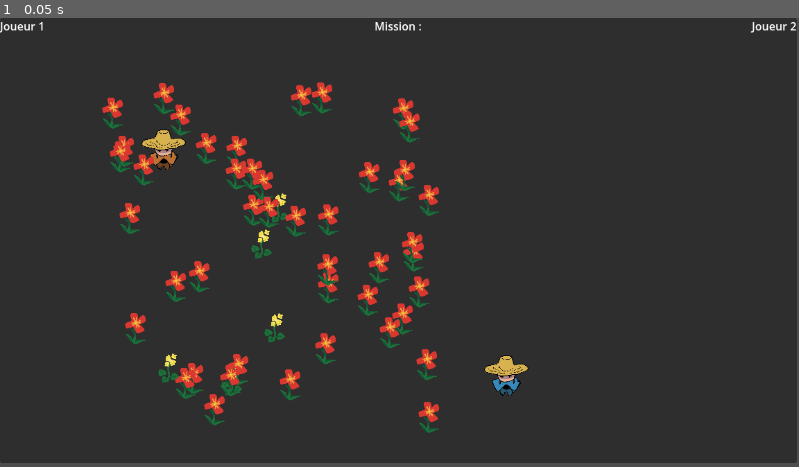
Above: before the commit, frame 1.
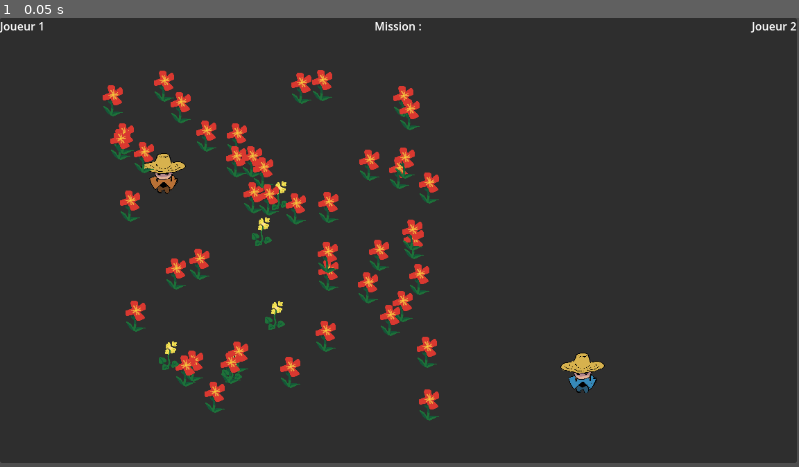
Above: after the commit, the same moment.

Repository: FablabMurat/2025GameJamCantal-1
Game: Godot game, scene res://root.tscn
The game is run twice, just before and just after one commit, with the same random seed, the same clock (stepped at 60 frames per second) and the same inputs. The engine's default icon, where the game draws it, is replaced by a stand-in: a white triangle on a blue panel in a dark square.
Inputs:
- Up to frame 1 (0.05 s): no input

The runs differ from the first frame. In frame 1, 7.3% of the frame differs, in the area x 12-76%, y 11-93%.

Commit message:
Essais autour de l'ajout dans l'inventaire Intégration de la TileMap

Diff:
--- a/niveau.gd
+++ b/niveau.gd
@@ -38,6 +38,13 @@
 
 func fleurattrape(perso, fleur):
 	print ("Fleur ",fleur.flowertype," attrapé par ",perso.nperso)
+	var fleurtscn = load("res://Plante.tscn")
+	var fleurinv = fleurtscn.instantiate()
+	fleurinv.choosetype(fleur.flowertype)
+	if perso.nperso == 1 :
+		%VBoxContainer1.call_deferred("add_child",fleurinv)
+	elif perso.nperso == 2 :
+		%VBoxContainer2.call_deferred("add_child",fleurinv)
 	collect.emit(perso,fleur.flowertype) # Ca ne sert à rien
 	fleur.queue_free()
 
--- a/niveau.tscn
+++ b/niveau.tscn
@@ -1,6 +1,113 @@
-[gd_scene load_steps=6 format=3 uid="uid://cp8fllwg0m5kk"]
+[gd_scene load_steps=9 format=3 uid="uid://cp8fllwg0m5kk"]
 
 [ext_resource type="Script" path="res://niveau.gd" id="1_evebv"]
+[ext_resource type="Texture2D" uid="uid://bwqqukricf0f0" path="res://Ressources/Images/tiles_wip.png" id="2_mrmre"]
+
+[sub_resource type="TileSetAtlasSource" id="TileSetAtlasSource_oeux5"]
+texture = ExtResource("2_mrmre")
+texture_region_size = Vector2i(64, 64)
+0:0/0 = 0
+1:0/0 = 0
+2:0/0 = 0
+3:0/0 = 0
+4:0/0 = 0
+4:0/0/terrain_set = 0
+4:0/0/terrain = 0
+5:0/0 = 0
+6:0/0 = 0
+7:0/0 = 0
+7:0/0/terrain_set = 0
+7:0/0/terrain = 0
+8:0/0 = 0
+8:0/0/terrain_set = 0
+8:0/0/terrain = 0
+0:1/0 = 0
+1:1/0 = 0
+2:1/0 = 0
+3:1/0 = 0
+4:1/0 = 0
+4:1/0/terrain_set = 0
+4:1/0/terrain = 0
+5:1/0 = 0
+6:1/0 = 0
+7:1/0 = 0
+7:1/0/terrain_set = 0
+7:1/0/terrain = 0
+8:1/0 = 0
+8:1/0/terrain_set = 0
+8:1/0/terrain = 0
+0:2/0 = 0
+1:2/0 = 0
+2:2/0 = 0
+3:2/0 = 0
+4:2/0 = 0
+4:2/0/terrain_set = 0
+4:2/0/terrain = 0
+5:2/0 = 0
+6:2/0 = 0
+7:2/0 = 0
+7:2/0/terrain_set = 0
+7:2/0/terrain = 0
+8:2/0 = 0
+8:2/0/terrain_set = 0
+8:2/0/terrain = 0
+0:3/0 = 0
+1:3/0 = 0
+2:3/0 = 0
+3:3/0 = 0
+4:3/0 = 0
+4:3/0/terrain_set = 0
+4:3/0/terrain = 0
+5:3/0 = 0
+6:3/0 = 0
+7:3/0 = 0
+7:3/0/terrain_set = 0
+7:3/0/terrain = 0
+8:3/0 = 0
+8:3/0/terrain_set = 0
+8:3/0/terrain = 0
+0:4/0 = 0
+1:4/0 = 0
+1:4/0/terrain_set = 0
+1:4/0/terrain = 0
+2:4/0 = 0
+2:4/0/terrain_set = 0
+2:4/0/terrain = 0
+3:4/0 = 0
+4:4/0 = 0
+4:4/0/terrain_set = 0
+4:4/0/terrain = 0
+5:4/0 = 0
+6:4/0 = 0
+7:4/0 = 0
+7:4/0/terrain_set = 0
+7:4/0/terrain = 0
+8:4/0 = 0
+8:4/0/terrain_set = 0
+8:4/0/terrain = 0
+0:5/0 = 0
+1:5/0 = 0
+2:5/0 = 0
+3:5/0 = 0
+4:5/0 = 0
+4:5/0/terrain_set = 0
+4:5/0/terrain = 0
+5:5/0 = 0
+6:5/0 = 0
+7:5/0 = 0
+7:5/0/terrain_set = 0
+7:5/0/terrain = 0
+8:5/0 = 0
+8:5/0/terrain_set = 0
+8:5/0/terrain = 0
+
+[sub_resource type="TileSet" id="TileSet_woray"]
+tile_size = Vector2i(64, 64)
+physics_layer_0/collision_layer = 1
+terrain_set_0/mode = 0
+terrain_set_0/terrain_0/name = "gazon"
+terrain_set_0/terrain_0/color = Color(0.5, 0.34375, 0.25, 1)
+sources/2 = SubResource("TileSetAtlasSource_oeux5")
 
 [sub_resource type="RectangleShape2D" id="RectangleShape2D_7c3re"]
 size = Vector2(868.5, 30)
@@ -25,6 +132,7 @@
 offset_bottom = 556.0
 
 [node name="VBoxContainer1" type="VBoxContainer" parent="PanelContainer"]
+unique_name_in_owner = true
 layout_mode = 2
 size_flags_horizontal = 0
 size_flags_vertical = 0
@@ -46,12 +154,18 @@
 text = "Mission :"
 
 [node name="VBoxContainer2" type="VBoxContainer" parent="PanelContainer"]
+unique_name_in_owner = true
 layout_mode = 2
 size_flags_horizontal = 8
 
 [node name="Label" type="Label" parent="PanelContainer/VBoxContainer2"]
 layout_mode = 2
 text = "Joueur 2"
+
+[node name="TileMap" type="Node2D" parent="."]
+
+[node name="TileMapLayer" type="TileMapLayer" parent="TileMap"]
+tile_set = SubResource("TileSet_woray")
 
 [node name="MeshInstance2D" type="MeshInstance2D" parent="."]
 
@@ -77,4 +191,4 @@
 position = Vector2(109, 168)
 
 [node name="MarkerPerso2" type="Marker2D" parent="."]
-position = Vector2(603, 494)
+position = Vector2(713, 456)
--- a/perso.gd
+++ b/perso.gd
@@ -8,7 +8,7 @@
 var bouger_haut : String
 var bouger_bas : String
 
-const SPEED = 5000
+const SPEED = 15000
 
 var vitesse = SPEED
 
@@ -29,8 +29,8 @@
 	$Sprite2D.texture = load("res://Ressources/Images/character_%02d_face.png" % np)
 	var rescale : float
 	rescale = 64.0 / $Sprite2D.texture.get_width()
-	$Sprite2D.scale.x = rescale
-	$Sprite2D.scale.y = rescale
+	scale.x = rescale
+	scale.y = rescale
 
 func _physics_process(delta):
 	var direction = Vector2.ZERO
@@ -45,12 +45,12 @@
 	velocity = direction.normalized() * vitesse * delta
 
 	move_and_slide()
-
-	var collision = get_last_slide_collision()
-	if collision:
-		var plante = collision.get_collider()
-		if plante.is_in_group("plante"):
-			pass
+	#
+	#var collision = get_last_slide_collision()
+	#if collision:
+		#var plante = collision.get_collider()
+		#if plante.is_in_group("plante"):
+			#pass
 
 # Called every frame. 'delta' is the elapsed time since the previous frame.
 func _process(delta: float) -> void:
--- a/perso.tscn
+++ b/perso.tscn
@@ -1,19 +1,28 @@
-[gd_scene load_steps=4 format=3 uid="uid://dtdr5is6lfnty"]
+[gd_scene load_steps=5 format=3 uid="uid://dtdr5is6lfnty"]
 
-[ext_resource type="Texture2D" uid="uid://ckby3jke17cda" path="res://Ressources/Images/icon.svg" id="1_8et6c"]
 [ext_resource type="Script" path="res://perso.gd" id="1_bcq8j"]
+[ext_resource type="Texture2D" uid="uid://c6ukonhwxuqiq" path="res://Ressources/Images/character_01_face.png" id="2_1tv8d"]
 
 [sub_resource type="CircleShape2D" id="CircleShape2D_cvuxe"]
-radius = 55.0727
+radius = 205.156
+
+[sub_resource type="CapsuleShape2D" id="CapsuleShape2D_2sg6a"]
+radius = 107.0
+height = 790.0
 
 [node name="Perso" type="CharacterBody2D" groups=["perso"]]
 collision_mask = 3
 script = ExtResource("1_bcq8j")
 
 [node name="Sprite2D" type="Sprite2D" parent="."]
-position = Vector2(0, -64)
-texture = ExtResource("1_8et6c")
+position = Vector2(0, -357)
+texture = ExtResource("2_1tv8d")
 
 [node name="CollisionShape2D" type="CollisionShape2D" parent="."]
-position = Vector2(0, -64)
+position = Vector2(-9, -205)
 shape = SubResource("CircleShape2D_cvuxe")
+
+[node name="CollisionShape2D2" type="CollisionShape2D" parent="."]
+position = Vector2(9, -478)
+rotation = 1.5708
+shape = SubResource("CapsuleShape2D_2sg6a")
--- a/plante.gd
+++ b/plante.gd
@@ -1,4 +1,5 @@
 extends Area2D
+class_name Plante
 
 var flowertype : int
 
@@ -15,10 +16,12 @@
 	add_to_group("guards")
 
 func choosetype(ft : int):
+	flowertype = ft
 	var icon = load("res://Ressources/Images/flower_%02d.png" % ft)
+
 	$Sprite2D.texture = icon
 	var rescale : float
-	rescale = 32.0 / $Sprite2D.texture.get_width()
+	rescale = 32.0 / icon.get_width()
 	scale.x = rescale
 	scale.y = rescale
 
--- a/plante.tscn
+++ b/plante.tscn
@@ -1,22 +1,22 @@
 [gd_scene load_steps=4 format=3 uid="uid://di1jfendj1dmp"]
 
-[ext_resource type="Texture2D" uid="uid://ckby3jke17cda" path="res://Ressources/Images/icon.svg" id="1_36cbs"]
 [ext_resource type="Script" path="res://plante.gd" id="1_dxlyv"]
+[ext_resource type="Texture2D" uid="uid://by526arewt435" path="res://Ressources/Images/flower_01.png" id="2_oprft"]
 
 [sub_resource type="CapsuleShape2D" id="CapsuleShape2D_my7bd"]
-radius = 25.0
-height = 60.0
+radius = 92.0
+height = 320.0
 
 [node name="Plante" type="Area2D"]
 collision_layer = 2
 script = ExtResource("1_dxlyv")
 
 [node name="Sprite2D" type="Sprite2D" parent="."]
-position = Vector2(0, -32)
-texture = ExtResource("1_36cbs")
+position = Vector2(2, -153)
+texture = ExtResource("2_oprft")
 
 [node name="CollisionShape2D" type="CollisionShape2D" parent="."]
-position = Vector2(0, -31)
+position = Vector2(0, -155)
 shape = SubResource("CapsuleShape2D_my7bd")
 
 [connection signal="body_entered" from="." to="." method="_on_body_entered"]
Binary file added: Ressources/Images/tiles_wip.png
Not shown, added: Ressources/Images/tiles_wip.png.import
